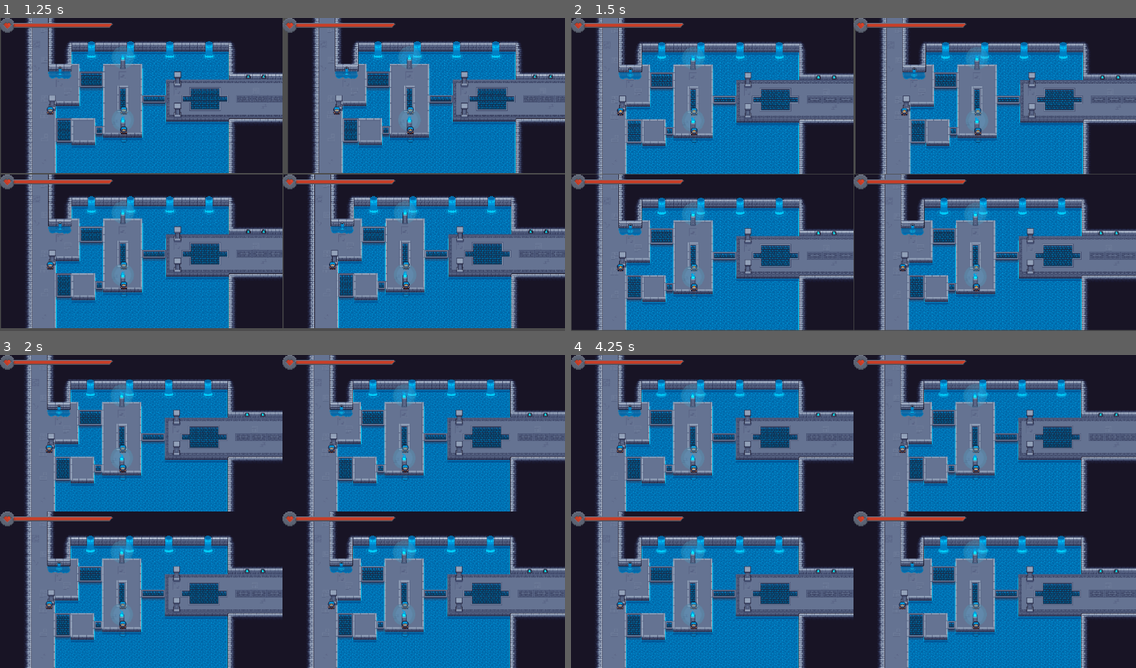
Above: before the commit, frames 1-4 (two rows, left to right).
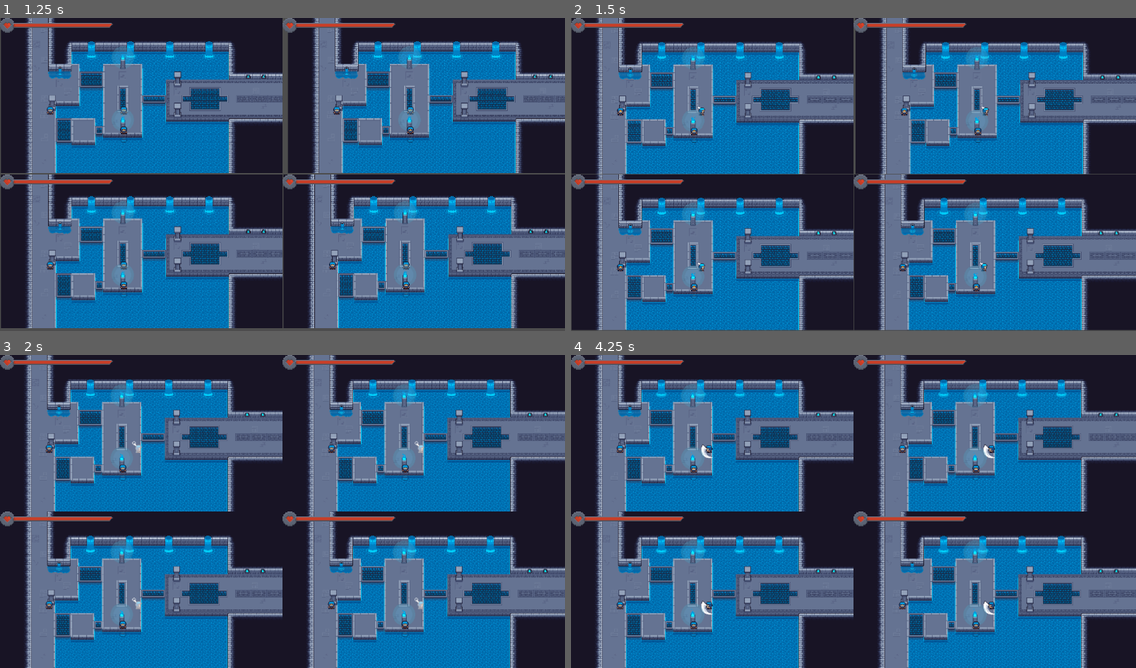
Above: after the commit, the same moments.

Repository: Supertolek/jeu-trop-koul
Game: Godot game, scene res://scenes/home_screen.tscn
The game is run twice, just before and just after one commit, with the same random seed, the same clock (stepped at 60 frames per second) and the same inputs.
Inputs (mouse positions are in pixels of both pictures, inside the frame that each line leads up to):
- Up to frame 1 (1.25 s): click "Jouer" at 0.5 s
- Up to frame 2 (1.5 s): tap Enter at 1.25 s; move the mouse to (977, 158) at 1.27 s; press the mouse at (977, 158) at 1.28 s; hold Right (move_right) from 1.28 s (still down)
- Up to frame 3 (2 s): keep holding Right (move_right)
- Up to frame 4 (4.25 s): release Right (move_right) at 2 s; release the mouse at (977, 495) at 2 s; drag from (740, 527) to (825, 574) at 2.02 s; move the mouse to (910, 442) at 2.77 s; hold Right (move_right) 2.78-3.5 s; hold Shift (shift) 2.78-3.5 s; drag from (825, 574) to (684, 464) at 3.52 s

Frame 1 is identical in both runs. In frame 2, 0.2% of the frame differs, in the area x 21-74%, y 28-81%; in frame 3, 0.2%; in frame 4, 0.4%, in the area x 21-76%, y 28-84%.

Commit message:
Refactor player and controller handling: add support for XInput, improve input processing, and clean up unused code

Diff:
--- a/scenes/game.tscn
+++ b/scenes/game.tscn
@@ -159,11 +159,9 @@
 
 [node name="Inventory_0" parent="UI" instance=ExtResource("5_iywne")]
 unique_name_in_owner = true
-visible = false
 
 [node name="Inventory_1" parent="UI" instance=ExtResource("5_iywne")]
 unique_name_in_owner = true
-visible = false
 
 [node name="SplitScreen" parent="." instance=ExtResource("8_gee14")]
 unique_name_in_owner = true
--- a/scripts/controlers_binding_settings.gd
+++ b/scripts/controlers_binding_settings.gd
@@ -20,6 +20,7 @@
 var controllers_cursor_position: Dictionary[int, int] = {} ## controller_id:player_card_id
 var controllers_last_action: Dictionary[int, int] = {}
 var recognized_controllers: Array[int] = []
+var controllers_xinput: Dictionary[int, int] = {}
 var offset: int = 4
 
 func place_player_card(relative_position: Vector2, relative_size: float, player: Player, corner: int = -1):
@@ -99,22 +100,39 @@
 			if selected_player.device_id in recognized_controllers:
 				controllers_cursor[selected_player.device_id].active = false
 			selected_player.device_id = controller_id
+			selected_player.xinput_id = controllers_xinput[controller_id]
 			controllers_cursor[controller_id].active = true
 		else:
-			selected_player.device_id = -2
+			selected_player.device_id = -3
+			selected_player.xinput_id = -3
 			controllers_cursor[controller_id].active = false
 	else:
-		selected_player.device_id = -2
+		selected_player.device_id = -3
+		selected_player.xinput_id = -3
 		controllers_cursor[controller_id].active = false
 
+func _joy_connection_changed(device_id: int, connected: bool):
+	if connected:
+		print(
+			"Device with id {device_id} ({brand} controller) connected.".format(
+				{
+					"device_id": device_id,
+					"brand": Global.controllers_brand_names[Global.get_joypad_brand(device_id)]
+				}))
+	else:
+		print("Device with id {device_id} disconnected.".format({"device_id": device_id}))
+
 func _ready() -> void:
+	Input.connect("joy_connection_changed", _joy_connection_changed)
 	place_player_cards()
 	for controller_id in Input.get_connected_joypads():
+		print("Controller name: ", Input.get_joy_name(controller_id))
 		if len(recognized_controllers) < 4:
 			var controller_info := Input.get_joy_info(controller_id)
+			print("Controller info: ", Input.get_joy_info(controller_id))
 			if "vendor_id" in controller_info:
 				var controller_brand := Global.get_joypad_brand(controller_id)
-				if controller_brand != Global.CONTROLLERS_BRANDS.XBOX:
+				if controller_brand != Global.CONTROLLERS_BRANDS.MISSING:
 					recognized_controllers.append(controller_id)
 					var controller_icon: ControllerIcon = controller_icon_packed_scene.instantiate()
 					controller_icon.controller_brand = Global.get_joypad_brand(controller_id)
@@ -123,10 +141,13 @@
 					controller_icon.active = true
 					controllers_cursor[controller_id] = controller_icon
 					controllers_last_action[controller_id] = Time.get_ticks_msec()
-					print(controller_id)
 					controllers_cursor_position[controller_id] = 0
+					controllers_xinput[controller_id] = -3
 					update_controller_cursor_position(controller_id, len(recognized_controllers)-1)
 					player_cards[controllers_cursor_position[controller_id]].set_meta("linked_player", controller_id)
+			elif "xinput_index" in controller_info:
+				if controller_info["xinput_index"] in recognized_controllers:
+					controllers_xinput[controller_info["xinput_index"]] = controller_id
 		else:
 			break
 
@@ -134,11 +155,19 @@
 	for recognized_controller in recognized_controllers:
 		if controllers_last_action[recognized_controller] + controllers_echo_delay_msec < Time.get_ticks_msec():
 			var moved := false
-			var controller_x_axis: float = abs(Input.get_joy_axis(recognized_controller, JOY_AXIS_RIGHT_X))
+			# X axis
+			var controller_x_axis: float = Input.get_joy_axis(recognized_controller, JOY_AXIS_RIGHT_X)
+			if controllers_xinput[recognized_controller] >= 0:
+				controller_x_axis += Input.get_joy_axis(controllers_xinput[recognized_controller], JOY_AXIS_RIGHT_X)
+			var controller_x_axis_abs: float = clamp(abs(controller_x_axis), 0, 1)
 			if controller_x_axis <= controllers_dead_zone: controller_x_axis = 0
-			var controller_y_axis: float = abs(Input.get_joy_axis(recognized_controller, JOY_AXIS_RIGHT_Y))
+			# Y axis
+			var controller_y_axis: float = Input.get_joy_axis(recognized_controller, JOY_AXIS_RIGHT_Y)
+			if controllers_xinput[recognized_controller] >= 0:
+				controller_y_axis += Input.get_joy_axis(controllers_xinput[recognized_controller], JOY_AXIS_RIGHT_Y)
+			var controller_y_axis_abs: float = clamp(abs(controller_y_axis), 0, 1)
 			if controller_y_axis <= controllers_dead_zone: controller_y_axis = 0
-			if controller_x_axis >= controller_y_axis and controller_x_axis != 0:
+			if controller_x_axis_abs >= controller_y_axis_abs and controller_x_axis_abs != 0:
 				if controllers_cursor_position[recognized_controller] % 2 == 0:
 					update_controller_cursor_position(recognized_controller, controllers_cursor_position[recognized_controller] + 1)
 				else:
@@ -149,8 +178,8 @@
 				moved = true
 			if not moved:
 				continue
-			print(controllers_cursor_position[recognized_controller])
-			print(Time.get_ticks_msec() - controllers_last_action[recognized_controller])
+			#print(controllers_cursor_position[recognized_controller])
+			#print(Time.get_ticks_msec() - controllers_last_action[recognized_controller])
 			controllers_last_action[recognized_controller] = Time.get_ticks_msec()
 
 func _input(event: InputEvent) -> void:
--- a/scripts/entities/player.gd
+++ b/scripts/entities/player.gd
@@ -10,7 +10,8 @@
 
 var is_moving: bool = false
 
-@export var device_id: int
+@export var device_id: int = -2
+@export var xinput_id: int = -3
 
 
 @onready var sprite: Sprite2D = %Sprite
@@ -53,7 +54,8 @@
 
 
 func _physics_process(delta: float) -> void:
-	if linked_inventory.visible: return
+	if linked_inventory.visible or \
+	   frozen: return
 	if device_id  == -2:
 		direction = Vector2(
 			Input.get_action_strength("move_right") - Input.get_action_strength("move_left"),
@@ -64,16 +66,32 @@
 		if Input.is_joy_button_pressed(device_id,JOY_BUTTON_DPAD_UP) or \
 		   Input.is_joy_button_pressed(device_id,JOY_BUTTON_DPAD_DOWN) or \
 		   Input.is_joy_button_pressed(device_id,JOY_BUTTON_DPAD_RIGHT) or \
-		   Input.is_joy_button_pressed(device_id,JOY_BUTTON_DPAD_LEFT):
+		   Input.is_joy_button_pressed(device_id,JOY_BUTTON_DPAD_LEFT) or \
+		   Input.is_joy_button_pressed(xinput_id,JOY_BUTTON_DPAD_UP) or \
+		   Input.is_joy_button_pressed(xinput_id,JOY_BUTTON_DPAD_DOWN) or \
+		   Input.is_joy_button_pressed(xinput_id,JOY_BUTTON_DPAD_RIGHT) or \
+		   Input.is_joy_button_pressed(xinput_id,JOY_BUTTON_DPAD_LEFT):
 			direction = Vector2(
 				int(Input.is_joy_button_pressed(device_id,JOY_BUTTON_DPAD_RIGHT)) - int(Input.is_joy_button_pressed(device_id,JOY_BUTTON_DPAD_LEFT)),
 				int(Input.is_joy_button_pressed(device_id,JOY_BUTTON_DPAD_DOWN)) - int(Input.is_joy_button_pressed(device_id,JOY_BUTTON_DPAD_UP)),
-			).normalized()
+			)
+			if xinput_id != -3:
+				direction += Vector2(
+					int(Input.is_joy_button_pressed(xinput_id,JOY_BUTTON_DPAD_RIGHT)) - int(Input.is_joy_button_pressed(xinput_id,JOY_BUTTON_DPAD_LEFT)),
+					int(Input.is_joy_button_pressed(xinput_id,JOY_BUTTON_DPAD_DOWN)) - int(Input.is_joy_button_pressed(xinput_id,JOY_BUTTON_DPAD_UP)),
+				)
+			direction = direction.normalized()
 		else:
 			direction = Vector2(
 				Input.get_joy_axis(device_id, JOY_AXIS_LEFT_X),
 				Input.get_joy_axis(device_id, JOY_AXIS_LEFT_Y),
 			)
+			if xinput_id != -3:
+				direction += Vector2(
+					Input.get_joy_axis(xinput_id, JOY_AXIS_LEFT_X),
+					Input.get_joy_axis(xinput_id, JOY_AXIS_LEFT_Y),
+				)
+			direction = direction.normalized()
 		if direction.length() <= 0.2:
 			direction = Vector2.ZERO
 	# Gestion de la direction regardée par le joueur
@@ -120,9 +138,9 @@
 
 
 func _input(event: InputEvent) -> void:
-	if event is InputEventJoypadButton or event is InputEventJoypadMotion:
-		print(Input.get_joy_name(event.device))
-		print(Input.get_joy_guid(event.device))
+	#if event is InputEventJoypadButton or event is InputEventJoypadMotion:
+		#print(Input.get_joy_name(event.device))
+		#print(Input.get_joy_guid(event.device))
 	# Gros if statement pour séparer les inputs des joueurs
 	if (!(event is InputEventKey or event is InputEventMouse) and device_id == -2) or\
 	 ((event is InputEventKey or event is InputEventMouse) and device_id >=0) or\
--- a/scripts/game_managing/game_master.gd
+++ b/scripts/game_managing/game_master.gd
@@ -12,7 +12,6 @@
 var current_round: int
 var round_duration: int
 
-var players_devices_ids = [0, 1, 2, 3]
 
 var running: bool = false
 
@@ -28,7 +27,7 @@
 		add_child(player)
 		players_scores.append(0)
 		player.frozen = true
-		player.device_id = players_devices_ids[player_index]
+		#player.device_id = players_devices_ids[player_index]
 		#player.device_id = player_index - 1
 	#players[0].device_id = -2
 
@@ -61,6 +60,7 @@
 	set_players_frozen_state(false)
 
 func end_round():
+	print("finish")
 	# Stop timmer
 	%GameFinishTimer.stop()
 	# Freeze players
@@ -77,8 +77,8 @@
 		start_round()
 
 func start_game(rounds: int, rounds_duration: int):
-	for controller in Input.get_connected_joypads():
-		Input.start_joy_vibration(controller, 1, 1, 5)
+	#for controller in Input.get_connected_joypads():
+		#Input.start_joy_vibration(controller, 1, 1, 5)
 	load_map(map_data)
 	round_duration = rounds_duration
 	round_count = rounds
--- a/scripts/global_scripts/global.gd
+++ b/scripts/global_scripts/global.gd
@@ -38,18 +38,16 @@
 	if device_id in Input.get_connected_joypads():
 		if "vendor_id" in Input.get_joy_info(device_id):
 			var joy_vendor_id = Input.get_joy_info(device_id)["vendor_id"]
-			print(joy_vendor_id)
 			if joy_vendor_id in vendors_ids:
 				return vendors_ids[joy_vendor_id]
 			else:
 				return CONTROLLERS_BRANDS.GENERIC
 		else:
-			return CONTROLLERS_BRANDS.GENERIC
+			return CONTROLLERS_BRANDS.MISSING
 	else:
 		return CONTROLLERS_BRANDS.MISSING
 
 func _ready() -> void:
-	pass
 	var player_1 = PLAYER.instantiate()
 	player_1.device_id = -2
 	player_1.global_position = Vector2(500,400)
@@ -67,7 +65,7 @@
 	player_3.color = "Black"
 	players.append(player_3)
 	var player_4 = PLAYER.instantiate()
-	player_4.device_id = 1
+	player_4.device_id = 2
 	player_4.global_position = Vector2(500,500)
 	player_4.color = "Red"
 	players.append(player_4)
